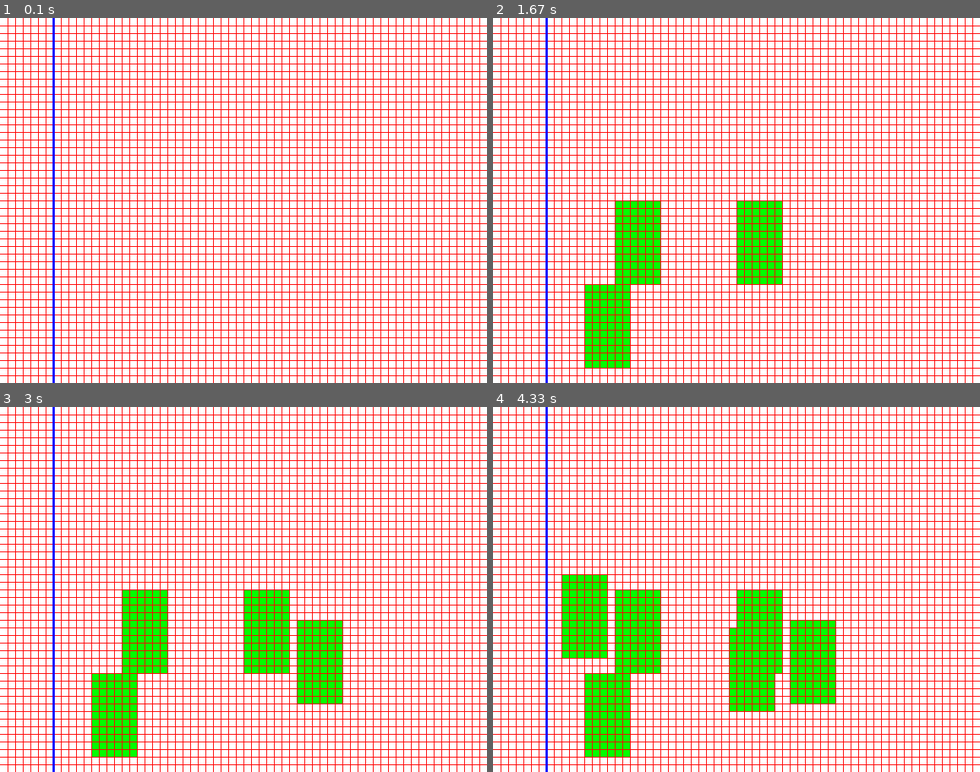
Above: before the commit, frames 1-4 (two rows, left to right).
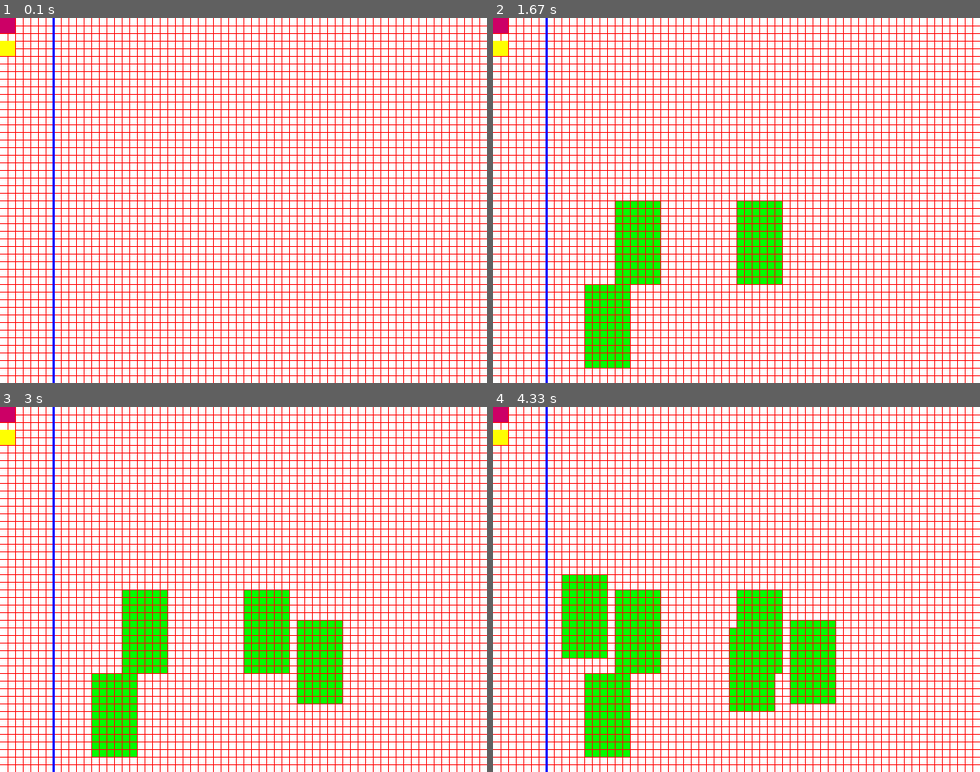
Above: after the commit, the same moments.

Repository: The-XSS-Rat/rctPySim
Game: pygame game, started from pyGame-1.py
Same seed, same stepped clock (60 frames per second), same inputs: the game is played once before the commit and once after it. The source is Python 2; it was converted automatically to run under Python 3.
Inputs (mouse positions are in pixels of both pictures, inside the frame that each line leads up to):
- Up to frame 1 (0.1 s): no input
- Up to frame 2 (1.67 s): click (736, 200) at 0.38 s; click (619, 204) at 0.83 s; move the mouse to (585, 284) at 1.13 s; click (585, 284) at 1.42 s
- Up to frame 3 (3 s): move the mouse to (301, 622) at 1.83 s; click (301, 622) at 2.18 s; move the mouse to (68, 578) at 2.67 s
- Up to frame 4 (4.33 s): click (561, 578) at 3.07 s; move the mouse to (736, 633) at 3.6 s; click (736, 633) at 4.05 s

The runs differ from the first frame. In frame 1, 0.3% of the frame differs, in the area x 0-4%, y 0-11%; in frame 2, 0.3%; in frame 3, 0.3%; in frame 4, 0.3%.

Commit message:
Made the menu clickable and set different block sizes

Diff:
--- a/pyGame-1.py
+++ b/pyGame-1.py
@@ -9,6 +9,7 @@
 currAttr = "Marry-go-round"
 currAttrWidth = 5
 currAttrHeight = 10
+
 
 screen = pygame.display.set_mode((xres, yres))
 screen.fill((255,255,255))
@@ -24,9 +25,19 @@
         pygame.draw.line(screen,(255,0,0),(0,y), (xres,y),1)
         done = 0
     pygame.draw.line(screen,(0,0,255),(70,0),(70,yres),3)
+    fillMenu()
     pygame.display.flip()
 
+
+def fillMenu():
+    pygame.draw.rect(screen,(204,0,102),(0,0,20,20))
+    pygame.draw.rect(screen,(255,255,0),(0,30,20,20))
+
 def fillSquare(event):
+    global currAttrWidth
+    global currAttr
+    global currAttrHeight
+
     attr1 = Attraction(currAttrWidth,currAttrHeight)
 
     h=0
@@ -45,6 +56,15 @@
             h+=1
     else:
         print "menu tapped"
+        if orgXP>=0 and orgXP<=20 and yp>=0 and yp<=20:
+            currAttr = "Ferris-wheel"
+            currAttrWidth = 2
+	    currAttrHeight = 4
+
+        if orgXP>=0 and orgXP<=20 and yp>=30 and yp<=50:
+            currAttr = "Haunted house"
+            currAttrWidth = 1
+            currAttrHeight = 8
 
     pygame.display.flip()
 
